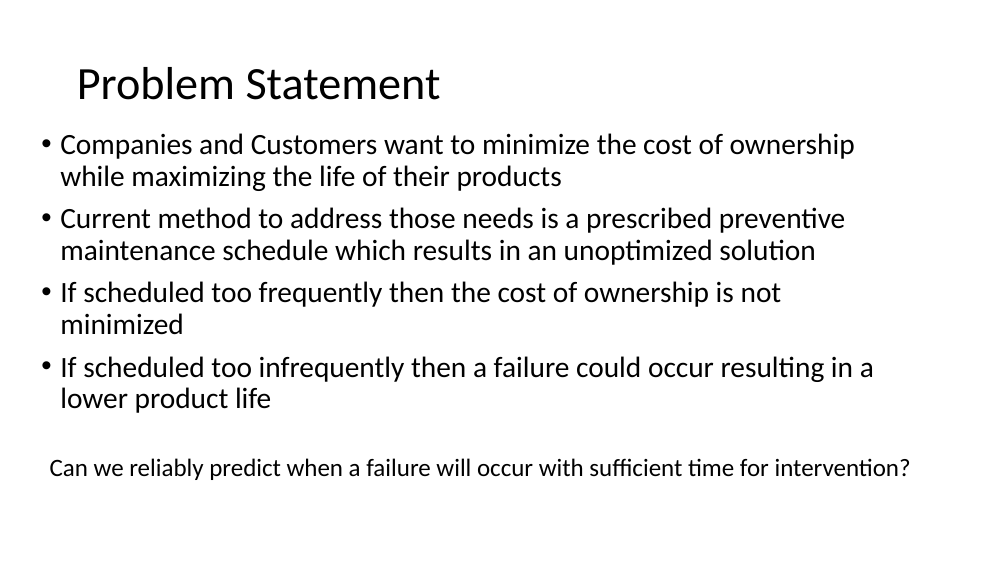
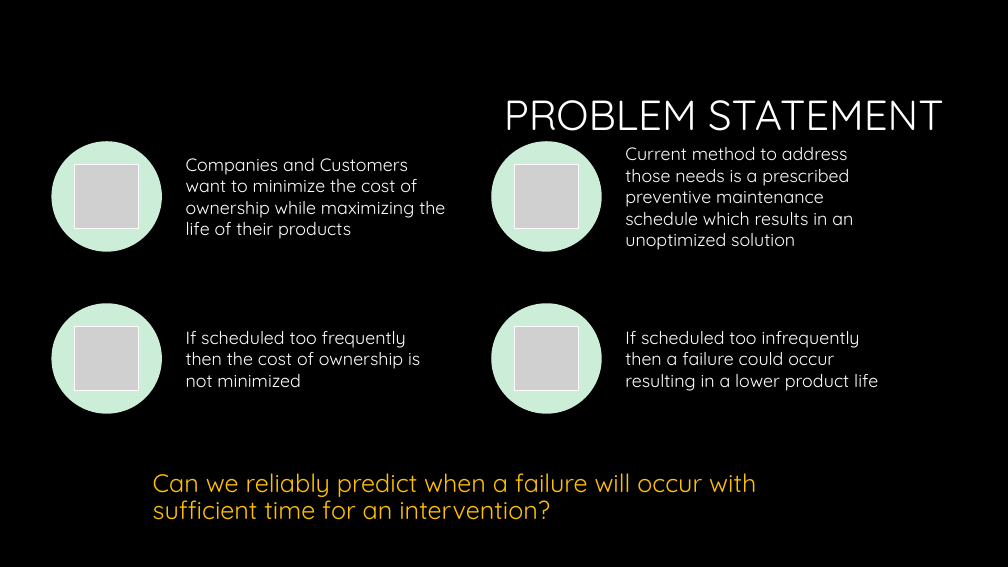
Before and after one commit to scosam/PredictiveMaintenance, a slide deck: slide 2 of reports/Capstone Project Presentation.pptx. Drawn at 1008x567 pixels with LibreOffice and Linux fonts; fonts in the diff are those of the drawing; grey boxes stand for pictures; background and template pictures are left out. Boxes give left, top, right and bottom in pixels: in the first picture for what was removed or moved away, otherwise in the second. Text is boxed around its words. In the diff, an @@ line names an element or a change of style, - is before the commit and + after.

```diff
--- a/reports/Capstone Project Presentation.pptx
+++ b/reports/Capstone Project Presentation.pptx
@@ background #FFFFFF to #000000 @@
@@ title at [504,100,943,131]: text changed; size 44 to 40 pt; font Calibri to Quicksand; text colour #000000 to #FFFFFF @@
-Problem Statement
+PROBLEM STATEMENT
@@ text removed at [60,133,874,413] @@
-• Companies and Customers want to minimize the cost of ownership while maximizing the life of their products
-• Current method to address those needs is a prescribed preventive maintenance schedule which results in an unoptimized solution
-• If scheduled too frequently then the cost of ownership is not minimized
-• If scheduled too infrequently then a failure could occur resulting in a lower product life
@@ group added at [51,141,878,414]: 4 ellipses, 4 pictures, 4 texts @@
+Companies and Customers want to minimize the cost of ownership while maximizing the life of their products
+Current method to address those needs is a prescribed preventive maintenance schedule which results in an unoptimized solution
+If scheduled too frequently then the cost of ownership is not minimized
+If scheduled too infrequently then a failure could occur resulting in a lower product life
@@ text at [153,473,756,520]: text changed; size 23.8 to 24 pt; font Calibri to Quicksand; text colour #000000 to #FFC000 @@
-Can we reliably predict when a failure will occur with sufficient time for intervention?
+Can we reliably predict when a failure will occur with sufficient time for an intervention?
```
Also in this commit, not shown: 2 other slides changed, 11 slides added, 3 slides removed, 4 other files.
